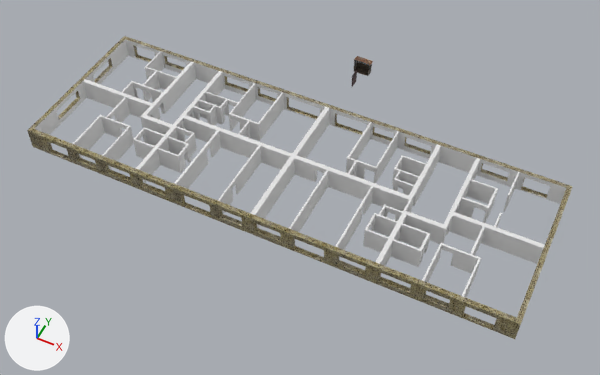
An edit to the Blender file model/terraine/home/hruschevka.blend, drawn before and after from the same camera.
One viewpoint serves both versions: a camera (50 mm lens) standing at (50.8, -97.9, 119.4) and looking at (1.2, 1.3, -4.6). Every picture has the same lights, and +X, +Y and +Z are marked at lower left.

The first picture shows 'Плоскость.001'.
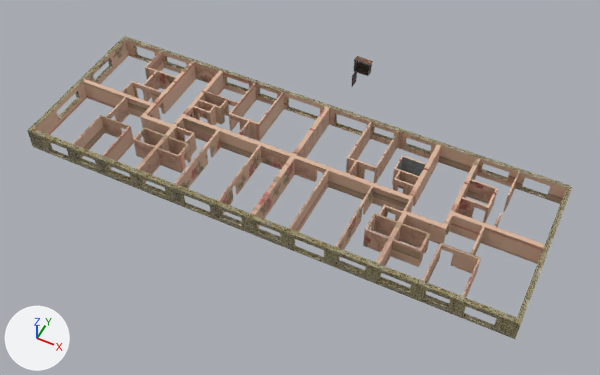
Pixel boxes (x1, y1, x2, y2) of what changed, in the pictures (600 x 375 px; the box of a moved part takes in the faces that stretch with it):
```json
{"object": "Плоскость.001", "change": "surface changed", "before": [32, 37, 569, 300], "after": [32, 37, 569, 300], "on screen": "grey to brown"}
{"part": 1, "of": "me_плоскость_001", "change": "moved or reshaped", "before": [295, 157, 414, 195], "after": [295, 157, 414, 195]}
{"part": 2, "of": "me_плоскость_001", "change": "surface changed", "before": [297, 108, 437, 190], "after": [297, 108, 437, 190], "on screen": "grey to brown"}
{"part": 3, "of": "me_плоскость_001", "change": "recoloured", "before": [34, 39, 566, 297], "after": [34, 39, 566, 297], "on screen": "grey to brown"}
```

Edits to the scene script, one JSON object a line:
```json
{"op": "add", "block": "img_00009_png", "code": ["img_00009_png = load_image('00009.png', 'texture/00009.png', 256, 256, 'sRGB')"]}
{"op": "add", "block": "img_00011_png", "code": ["img_00011_png = load_image('00011.png', 'texture/00011.png', 256, 256, 'sRGB')"]}
{"op": "remove", "block": "mat_материал", "code": "mat_материал.base_color = (0.8, 0.8, 0.8)  # white #e7e7e7"}
{"op": "add", "block": "mat_материал", "code": "mat_материал.texture = img_00011_png"}
{"op": "add", "block": "mat_обои_0", "code": ["mat_обои_0 = principled_material('обои 0')", "mat_обои_0.texture = img_00009_png"]}
{"block": "me_плоскость_001", "where": "# used by ob_плоскость_001; location = (0.0, 0.0, 0.0); scale = (2.63, 2.63, 2.63)"}
{"op": "remove", "block": "me_плоскость_001", "code": "me_плоскость_001.from_pydata(...)  # 1554 vertices, 1371 faces; spans x -19.0..19.0, y -6.3..6.4, z 0.0..1.8"}
{"op": "add", "block": "me_плоскость_001", "code": "me_плоскость_001.from_pydata(...)  # 1534 vertices, 1369 faces; spans x -19.0..19.0, y -6.3..6.4, z 0.0..1.8"}
{"block": "me_плоскость_001", "change": "me_плоскость_001 part 1"}
{"block": "me_плоскость_001", "change": "20 vertices are removed from x 1.9..8.2, y 0.1..3.0, z 0.0..1.3"}
{"block": "me_плоскость_001", "change": "39 faces are deleted"}
{"block": "me_плоскость_001", "change": "33 new faces join them, mat_обои_0 (picture img_00009_png)"}
{"block": "me_плоскость_001", "change": "4 new faces join them, mat_материал (picture img_00011_png)"}
{"block": "me_плоскость_001", "change": "me_плоскость_001 part 2: 47 kept faces spanning x 0.2..9.0, y 0.1..6.0, z 0.0..1.8 get new texture (UV) coordinates"}
{"block": "me_плоскость_001", "change": "me_плоскость_001 part 3: 1024 faces spanning x -18.6..18.6, y -5.9..6.0, z 0.0..1.8 switch from mat_материал (white #e7e7e7) to mat_обои_0 (picture img_00009_png)"}
```
